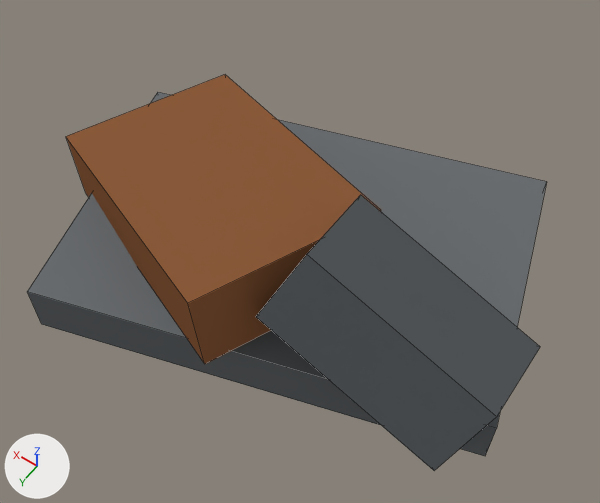
Renders of the Blender file assets/blender/tool_scrap.blend from each side of a commit.
The view is the same before and after, from a 50 mm lens placed at (-0.0821, 0.1153, 0.1888), pointed at (-0.0049, 0.0071, 0.0188). Arrows for +X, +Y and +Z are at lower left; the lights stay in place. The picture after the commit comes second. Mesh edges are drawn as thin lines.

Objects in the first picture: 'Scrap'.
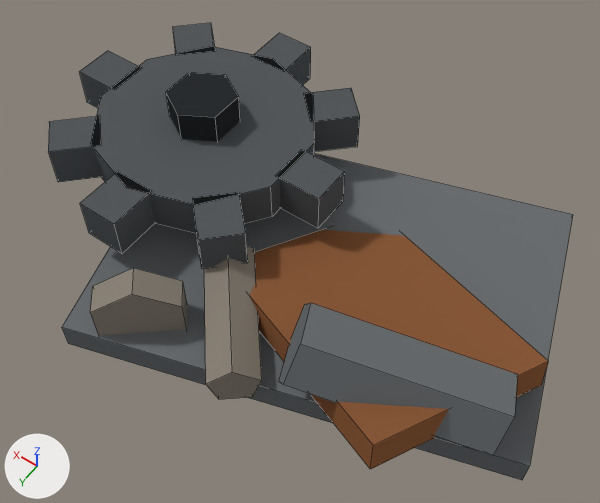
The change, as a diff of the scene's bpy script:
```diff
--- a/assets/blender/tool_scrap.blend.py
+++ b/assets/blender/tool_scrap.blend.py
@@ me_scrap @@
 # used by ob_scrap; location = (0.0, 0.0, 0.0)
-me_scrap.from_pydata(...)  # 28 vertices, 20 faces; spans x -0.0696..0.0691, y -0.0559..0.0559, z 0.0005..0.0552
+me_scrap.from_pydata(...)  # 146 vertices, 103 faces; spans x -0.0791..0.083, y -0.0559..0.0559, z -0.0025..0.037
+# me_scrap part 1: the loose piece of 8 vertices spanning x -0.0691..0.0691, y -0.0559..0.0559, z 0.0005..0.0155 is scaled about its middle by (1, 1, 0.533), then moved by (-0.01, 0.0, -0.004)
+# me_scrap part 2: a new loose piece, a box spanning x 0.069..0.083, y -0.016..-0.004, z 0.016..0.028, in mat_mat_flat_lit
+# me_scrap part 3: a new loose piece, a 10-sided cylinder along z spanning x 0.0096..0.0704, y -0.042..0.022, z 0.016..0.028, in mat_mat_flat_lit
+# me_scrap part 4: a new loose piece, a box spanning x 0.034..0.046, y 0.019..0.033, z 0.016..0.028, in mat_mat_flat_lit
+# me_scrap part 5: a new loose piece, a box spanning x -0.003..0.011, y -0.016..-0.004, z 0.016..0.028, in mat_mat_flat_lit
+# me_scrap part 6: a new loose piece, a box spanning x 0.034..0.046, y -0.053..-0.039, z 0.016..0.028, in mat_mat_flat_lit
+# me_scrap part 7: a new loose piece, a 6-sided cylinder along z spanning x 0.0313..0.0487, y -0.02..0.0, z 0.023..0.037, in mat_mat_flat_lit
+# me_scrap part 8: the loose piece of 12 vertices spanning x -0.0696..-0.0104, y 0.0..0.04, z 0.0048..0.0552 is rebuilt with 12 vertices and now spans x -0.0717..-0.0183, y 0.0055..0.0445, z 0.0041..0.0359
+# me_scrap part 9
+# 8 vertices are removed from x -0.0277..0.0677, y -0.0291..0.0491, z 0.0073..0.0427
+# 6 faces are deleted
+# 46 vertices are added at x -0.0724..0.0746, y -0.0446..0.0523, z -0.0025..0.0265
+# 16 new vertices lie (0.0, 0.0, 0.012) away from vertices in x 0.0054..0.0746, y -0.0446..0.0246, z 0.016
+# 45 new faces join them
 me_scrap.materials.append(mat_mat_flat_lit)
```

Boxes (x1, y1, x2, y2) around the edits, measured in the pictures (600 x 503 px; the box of a moved part takes in the faces that stretch with it):
'Scrap', reshaped (15% taller)
    before: (27, 75, 546, 471)
    after: (48, 23, 573, 480)
part 1 of me_scrap, moved or reshaped
    before: (27, 92, 546, 456)
    after: (62, 153, 573, 480)
part 2 of me_scrap, added
    after: (79, 51, 141, 108)
part 3 of me_scrap, added
    after: (91, 46, 314, 233)
part 4 of me_scrap, added
    after: (80, 172, 155, 253)
part 5 of me_scrap, added
    after: (277, 150, 345, 228)
part 6 of me_scrap, added
    after: (251, 33, 311, 85)
part 7 of me_scrap, added
    after: (166, 72, 240, 142)
part 8 of me_scrap, rebuilt (16% narrower, 44% shorter)
    before: (256, 195, 540, 471)
    after: (279, 303, 518, 456)
part 9 of me_scrap, cut back
    before: (66, 75, 381, 364)
    after: (48, 23, 549, 470)
